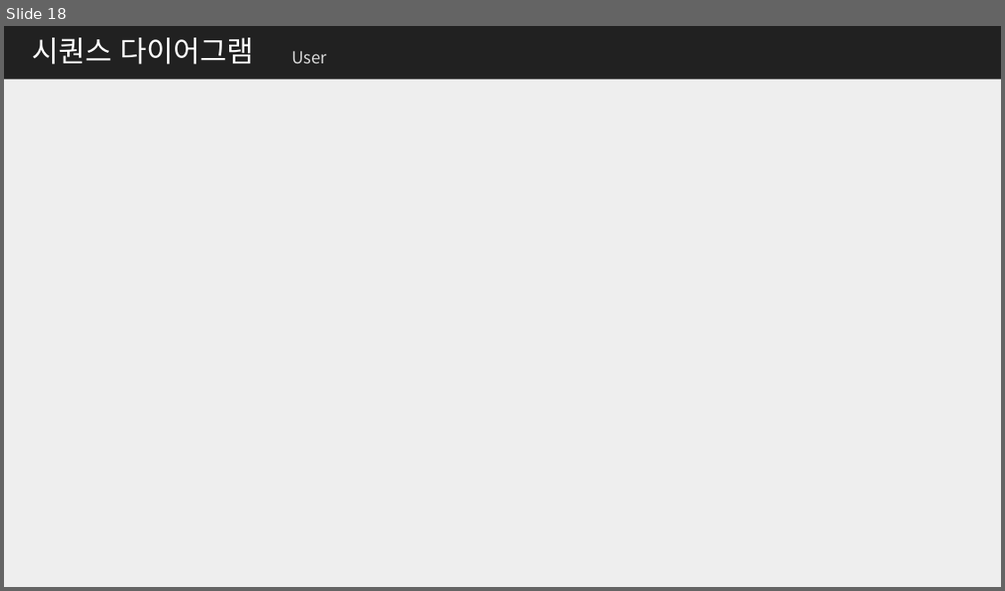
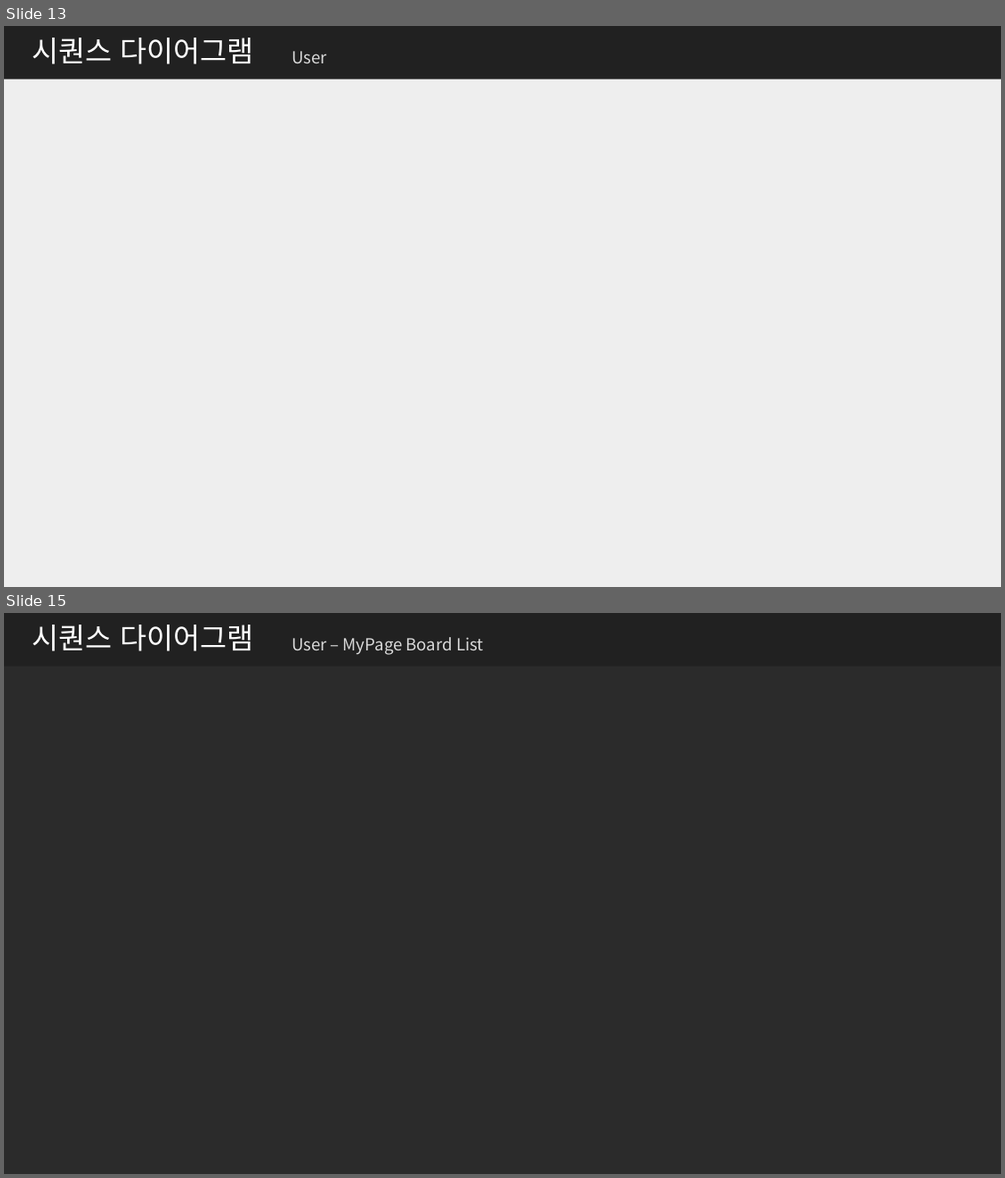
Before and after one commit to me0768/KHFinalProject, a slide deck: 보고서/클래스설계서_Final_Project.pptx. Shown one above the other, each under a label of ours: slide 18 before the commit, slides 13 and 15 after it; the slides between them are not shown. The pictures are 1005x591 and 1005x1178 pixels, drawn with LibreOffice and Linux fonts; fonts in the diff are those of the drawing; background and template pictures are left out; a plain dark background stands for a picture behind light text. Boxes give left, top, right and bottom in pixels: in the first picture for what was removed or moved away, otherwise in the second. Text is boxed around its words. In the diff, an @@ line names an element or a change of style, - is before the commit and + after.

```diff
--- a/보고서/클래스설계서_Final_Project.pptx
+++ b/보고서/클래스설계서_Final_Project.pptx
@@ slide 15 added at bbox=[4, 613, 1001, 1174], background picture (left out); not listed: 1 template element that a slide beside it also shows @@
@@ title added at bbox=[32, 625, 254, 651], 28 pt, text #FFFFFF @@
+시퀀스 다이어그램
@@ text added at bbox=[291, 637, 484, 655], 16 pt, text #D9D9D9 @@
+User – MyPage Board List
@@ what was slide 18 is now slide 13 @@
```
Also in this commit, not shown: 7 slides changed, 8 other slides added, 20 other files.
